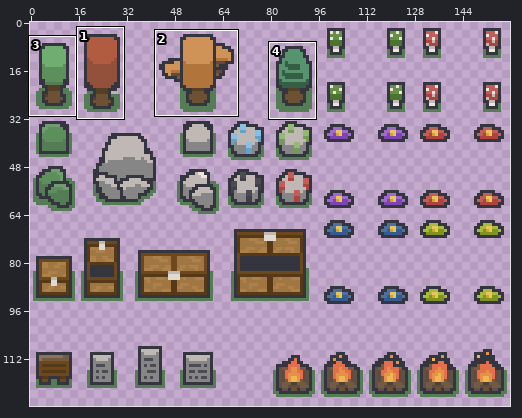
Sprite sheet: sprites/tilesets/forest_objects.png. The first picture is a wide view before the edit; the outline marks the close-up.
Close-up. Earlier state:
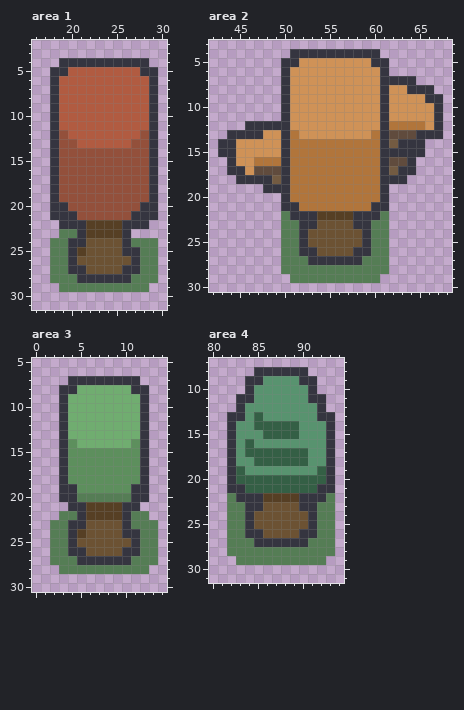
The file is 160x128 pixels. Colours within 5 levels of each other are drawn and written as one. Shown: area 1: x 16..30, y 2..31; area 2: x 42..68, y 3..30; area 3: x 0..14, y 5..30; area 4: x 80..94, y 7..31. The commit also changed other parts of the picture, which this record leaves out.
The result:
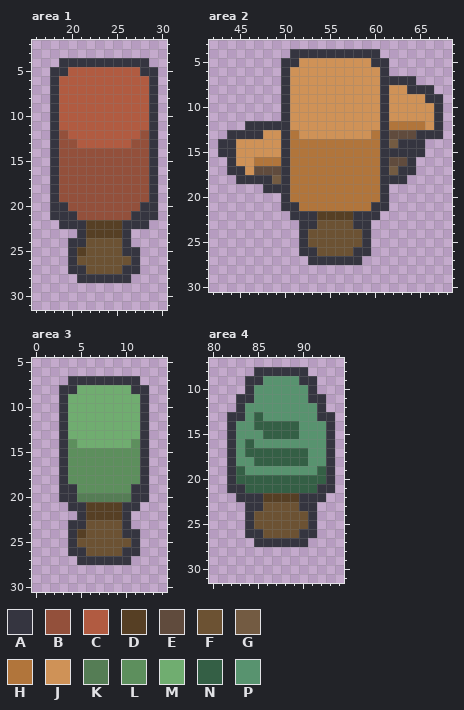
Palette (. is transparent): A #353540  B #93503b  C #b15b41  D #563f24  E #604b3d  F #6c5233  G #735b42  H #b1753b  J #cf9257  K #557d55  L #5d8f5d  M #70ad70  N #345f45  P #58936f
From old to new:
--- area 1
@@ x 16..30 @@
 22 ...AAADDDDAAA..
-23 ...KKADDDDA....
-24 ..KKAAFFFFAKKK.
-25 ..KKADFFFFAAKK.
-26 ..KKAFFFFFFAKK.
-27 ..KKAAFFFFAAKK.
-28 ..KKKAAAAAAKKK.
-29 ...KKKKKKKKKK..
+23 .....ADDDDA....
+24 ....AAFFFFA....
+25 ....ADFFFFAA...
+26 ....AFFFFFFA...
+27 ....AAFFFFAA...
+28 .....AAAAAA....
+29 ...............
 30 ...............
--- area 2
@@ x 48..63 @@
 21 ..AAHHHHHHHHAA..
-22 ..KAAADDDDAAAK..
-23 ..KKAAFFFFAAKK..
-24 ..KKAFFFFFFAKK..
-25 ..KKAFFFFFFAKK..
-26 ..KKAAFFFFAAKK..
-27 ..KKKAAAAAAKKK..
-28 ..KKKKKKKKKKKK..
-29 ...KKKKKKKKKK...
+22 ...AAADDDDAAA...
+23 ....AAFFFFAA....
+24 ....AFFFFFFA....
+25 ....AFFFFFFA....
+26 ....AAFFFFAA....
+27 .....AAAAAA.....
+28 ................
+29 ................
 30 ................
--- area 3
@@ x 0..14 @@
 21 ....AADDDDAA...
-22 ...KKADDDDAKK..
-23 ..KKAAFFFFAKKK.
-24 ..KKADFFFFAAKK.
-25 ..KKAFFFFFFAKK.
-26 ..KKAAFFFFAAKK.
-27 ..KKKAAAAAAKKK.
-28 ...KKKKKKKKKK..
+22 .....ADDDDA....
+23 ....AAFFFFA....
+24 ....ADFFFFAA...
+25 ....AFFFFFFA...
+26 ....AAFFFFAA...
+27 .....AAAAAA....
+28 ...............
 29 ...............
--- area 4
@@ x 80..94 @@
 21 ..AANNNNNNNNAA.
-22 ..KAAADDDDAAAK.
-23 ..KKAAFFFFAAKK.
-24 ..KKAFFFFFFAKK.
-25 ..KKAFFFFFFAKK.
-26 ..KKAAFFFFAAKK.
-27 ..KKKAAAAAAKKK.
-28 ..KKKKKKKKKKKK.
-29 ...KKKKKKKKKK..
+22 ...AAADDDDAAA..
+23 ....AAFFFFAA...
+24 ....AFFFFFFA...
+25 ....AFFFFFFA...
+26 ....AAFFFFAA...
+27 .....AAAAAA....
+28 ...............
+29 ...............
 30 ...............
Pixel boxes of the changes (left, top, right, bottom) in both close-ups:
erased: (50, 229, 158, 292)
erased: (281, 211, 389, 283)
erased: (50, 511, 158, 574)
erased: (227, 493, 335, 565)
